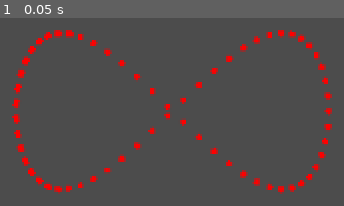
Above: before the commit, frame 1.
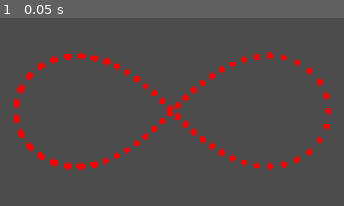
Above: after the commit, the same moment.

Repository: hamdle/Lemniscate-of-Bernoulli-Godot
Game: Godot game, scene res://Node.tscn
Same seed, same stepped clock (60 frames per second), same inputs: the game is played once before the commit and once after it. The engine's default icon, where the game draws it, is replaced by a stand-in: a white triangle on a blue panel in a dark square.
Inputs:
- Up to frame 1 (0.05 s): no input

The runs differ from the first frame. In frame 1, 8.1% of the frame differs, in the area x 3-97%, y 6-94%.

Commit message:
Add lemniscate of bernoulli function

Diff:
--- a/KinematicBody2D.gd
+++ b/KinematicBody2D.gd
@@ -3,7 +3,8 @@
 var points = Array()
 
 func _ready():
-	lemniscate_of_gerono(-4, 4)
+	# lemniscate_of_gerono(-4, 4)
+	lemniscate_of_bernoulli(-4, 4)
 
 func _draw():
 	for p in points:
@@ -19,3 +20,15 @@
 		print(new_pos * scale)
 		points.append(new_pos * scale)
 		t += 0.1
+
+func lemniscate_of_bernoulli(start, end):
+	var new_pos = Vector2()
+	var pos_scale = Vector2(100,100)
+	var t = start
+	while t <= end:
+		var scale = 2 / (3 - cos(2 * t))
+		new_pos.x = scale * cos(t)
+		new_pos.y = scale * sin(2 * t) / 2
+		print(new_pos * pos_scale)
+		points.append(new_pos * pos_scale)
+		t += 0.1
